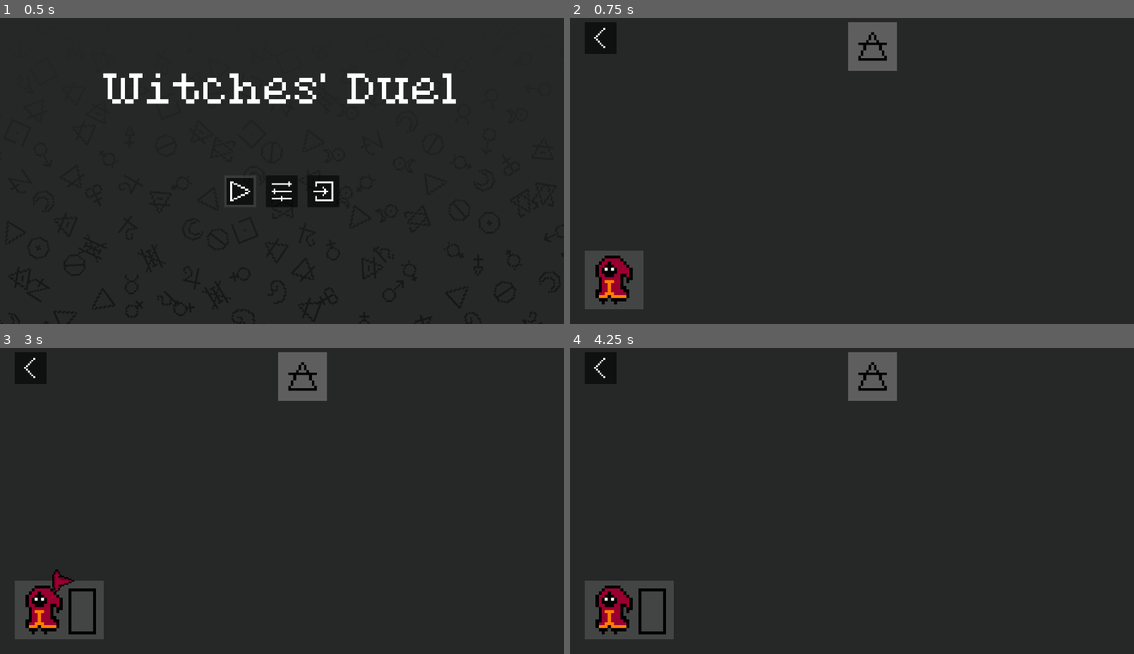
Above: before the commit, frames 1-4 (two rows, left to right).
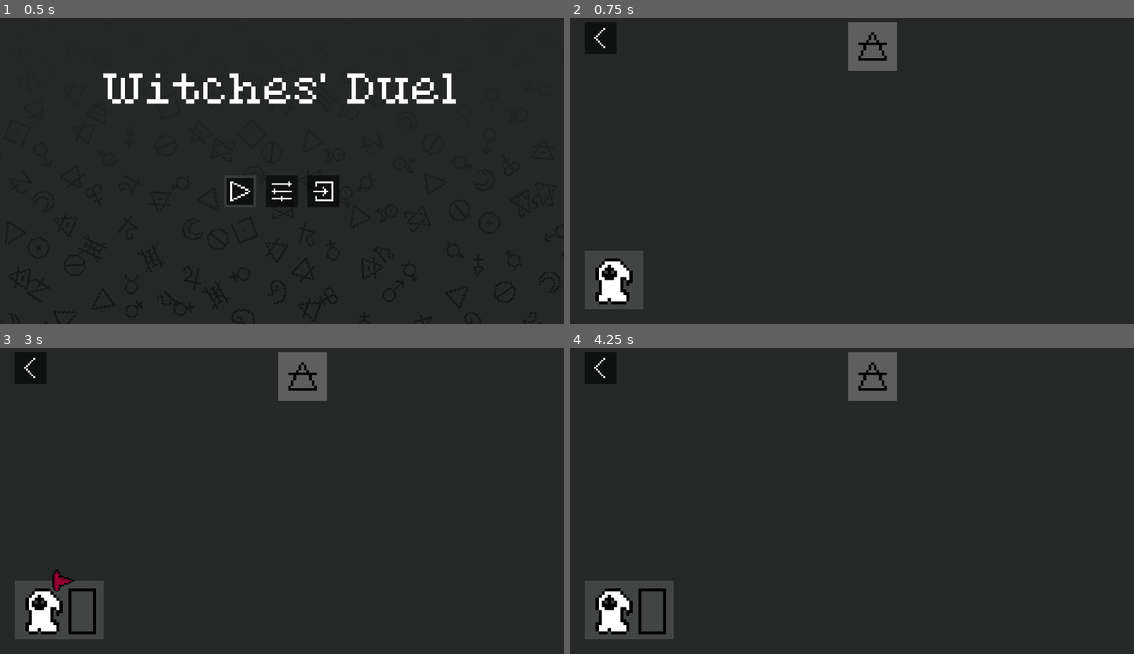
Above: after the commit, the same moments.

Repository: Andreabee0/Witches--Duel
Game: Godot game, scene res://scenes/menu.tscn
Same seed, same stepped clock (60 frames per second), same inputs: the game is played once before the commit and once after it.
Inputs (mouse positions are in pixels of both pictures, inside the frame that each line leads up to):
- Up to frame 1 (0.5 s): no input
- Up to frame 2 (0.75 s): click (812, 192) at 0.5 s
- Up to frame 3 (3 s): click (28, 369) at 1.25 s; click (242, 522) at 2 s; tap Enter (ui_accept) at 2.75 s; hold Right (ui_right) from 2.78 s (still down); tap S (look_down) at 2.85 s
- Up to frame 4 (4.25 s): tap Enter (ui_accept) at 3.02, 3.77 s; release Right (ui_right) at 3.53 s; hold Down (ui_down) from 3.53 s (still down); tap A (look_left) at 3.6 s

Frame 1 is identical in both runs. In frame 2, 0.7% of the frame differs, in the area x 4-12%, y 77-94%; in frame 3, 0.7%; in frame 4, 0.7%.

Commit message:
Animate player display

Diff:
--- a/scenes/components/player_display.tscn
+++ b/scenes/components/player_display.tscn
@@ -1,11 +1,17 @@
-[gd_scene load_steps=4 format=3 uid="uid://dvx0u8sirsk0w"]
+[gd_scene load_steps=7 format=3 uid="uid://dvx0u8sirsk0w"]
 
 [ext_resource type="Script" path="res://src/menu/player_display.gd" id="1_q1o6m"]
-[ext_resource type="Texture2D" uid="uid://d028nsmhh4io4" path="res://sprites/witch spritesheet.png" id="2_yovnh"]
+[ext_resource type="Texture2D" uid="uid://drroix02qo83w" path="res://sprites/robe_witch spritesheet.png" id="2_ts85l"]
+[ext_resource type="Script" path="res://src/menu/animated_atlas.gd" id="3_grsgi"]
+[ext_resource type="Texture2D" uid="uid://dkcffovetoym1" path="res://sprites/lace_witch spritesheet.png" id="4_5o2t6"]
 
-[sub_resource type="AtlasTexture" id="AtlasTexture_sdse3"]
-atlas = ExtResource("2_yovnh")
-region = Rect2(0, 0, 16, 16)
+[sub_resource type="AtlasTexture" id="AtlasTexture_gq2o3"]
+atlas = ExtResource("2_ts85l")
+region = Rect2(0, 16, 16, 16)
+
+[sub_resource type="AtlasTexture" id="AtlasTexture_i7mhs"]
+atlas = ExtResource("4_5o2t6")
+region = Rect2(0, 16, 16, 16)
 
 [node name="PlayerSelections" type="PanelContainer"]
 offset_right = 100.0
@@ -23,12 +29,36 @@
 layout_mode = 2
 theme_override_constants/separation = 0
 
-[node name="PlayerSprite" type="TextureRect" parent="Margin/MainContainer"]
+[node name="PlayerSprites" type="Control" parent="Margin/MainContainer"]
 texture_filter = 1
 custom_minimum_size = Vector2(100, 100)
 layout_mode = 2
-texture = SubResource("AtlasTexture_sdse3")
-stretch_mode = 5
+
+[node name="Robe" type="TextureRect" parent="Margin/MainContainer/PlayerSprites"]
+layout_mode = 1
+anchors_preset = 15
+anchor_right = 1.0
+anchor_bottom = 1.0
+grow_horizontal = 2
+grow_vertical = 2
+texture = SubResource("AtlasTexture_gq2o3")
+script = ExtResource("3_grsgi")
+start_offset = Vector2(0, 16)
+region_size = Vector2(16, 16)
+frame_count = 2
+
+[node name="Belt" type="TextureRect" parent="Margin/MainContainer/PlayerSprites"]
+layout_mode = 1
+anchors_preset = 15
+anchor_right = 1.0
+anchor_bottom = 1.0
+grow_horizontal = 2
+grow_vertical = 2
+texture = SubResource("AtlasTexture_i7mhs")
+script = ExtResource("3_grsgi")
+start_offset = Vector2(0, 16)
+region_size = Vector2(16, 16)
+frame_count = 2
 
 [node name="PerkContainer" type="HBoxContainer" parent="Margin/MainContainer"]
 layout_mode = 2
--- /dev/null
+++ b/src/menu/animated_atlas.gd
@@ -0,0 +1,51 @@
+@tool
+extends TextureRect
+
+@export var start_offset := Vector2.ZERO
+@export var region_size := Vector2.ONE
+@export var vertical := false
+@export var frame_count := 1
+@export var frame_length := 1.0
+
+var frame_num := 0
+var frame_progress := 0.0
+
+
+func update_atlas(frame: int):
+    if not texture is AtlasTexture:
+        return
+    var offset := start_offset
+    if vertical:
+        offset.y += region_size.y * frame
+    else:
+        offset.x += region_size.x * frame
+    var atlas: AtlasTexture = texture
+    atlas.region.size = region_size
+    atlas.region.position = offset
+
+
+func _ready() -> void:
+    if not texture is AtlasTexture:
+        print("texture must be AtlasTexture!")
+    else:
+        texture = texture.duplicate()
+
+
+func _process(delta: float) -> void:
+    if frame_count == 1:
+        return
+    var prev_frame := frame_num
+    frame_progress += delta
+    while frame_progress > frame_length:
+        frame_progress -= frame_length
+        frame_num += 1
+    frame_num %= frame_count
+    if frame_num != prev_frame:
+        update_atlas(frame_num)
+
+
+func _notification(what: int) -> void:
+    if what == NOTIFICATION_EDITOR_PRE_SAVE:
+        update_atlas(0)
+    elif what == NOTIFICATION_EDITOR_POST_SAVE:
+        update_atlas(frame_num)
--- a/src/menu/player_display.gd
+++ b/src/menu/player_display.gd
@@ -64,7 +64,8 @@
 		if not cursor:
 			cursor = BASE_CURSOR.instantiate()
 			add_child(cursor)
-			var starting_anchor: TextureRect = $Margin/MainContainer/PlayerSprite
+			var starting_anchor: Control = $Margin/MainContainer/PlayerSprites
+			print("cursor is ", cursor)
 			cursor.global_position = (
 				starting_anchor.global_position + starting_anchor.size * Vector2(0.4, -0.1)
 			)
